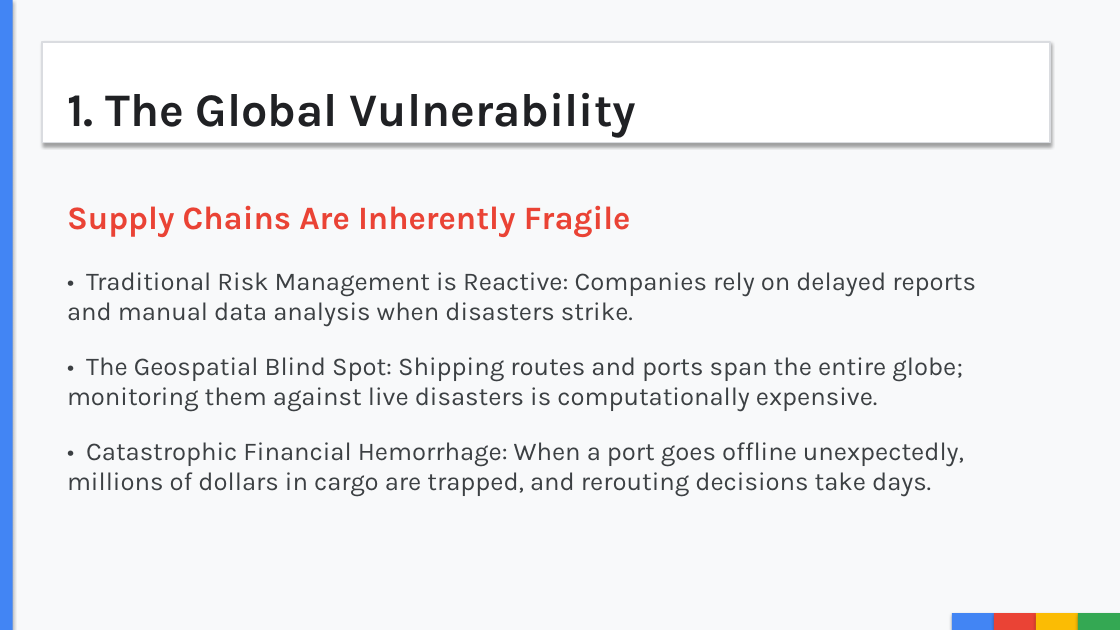
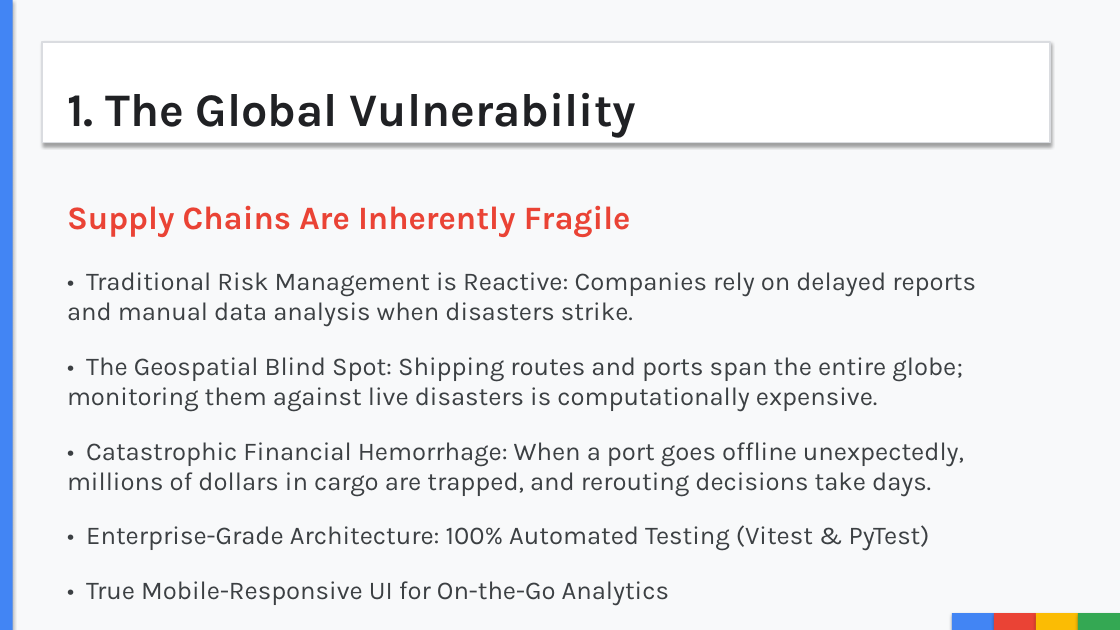
Before and after one commit to ronak2410/Chain-Guardian, a slide deck: slide 2 of CHAINGUARDIAN_MASTER_PITCH.pptx. Drawn at 1120x630 pixels with LibreOffice and Linux fonts; fonts in the diff are those of the drawing. Boxes give left, top, right and bottom in pixels: in the first picture for what was removed or moved away, otherwise in the second. Text is boxed around its words. In the diff, an @@ line names an element or a change of style, - is before the commit and + after.

Commit message:
docs: Update Master Pitch Deck with Mobile UI and Test Suite architectures

```diff
--- a/CHAINGUARDIAN_MASTER_PITCH.pptx
+++ b/CHAINGUARDIAN_MASTER_PITCH.pptx
@@ text at [86,525,930,605]: paragraphs added @@
+• Enterprise-Grade Architecture: 100% Automated Testing (Vitest & PyTest)
+• True Mobile-Responsive UI for On-the-Go Analytics
```
Also in this commit, not shown: 2 other slides changed, 1 slide removed, 1 other file.
